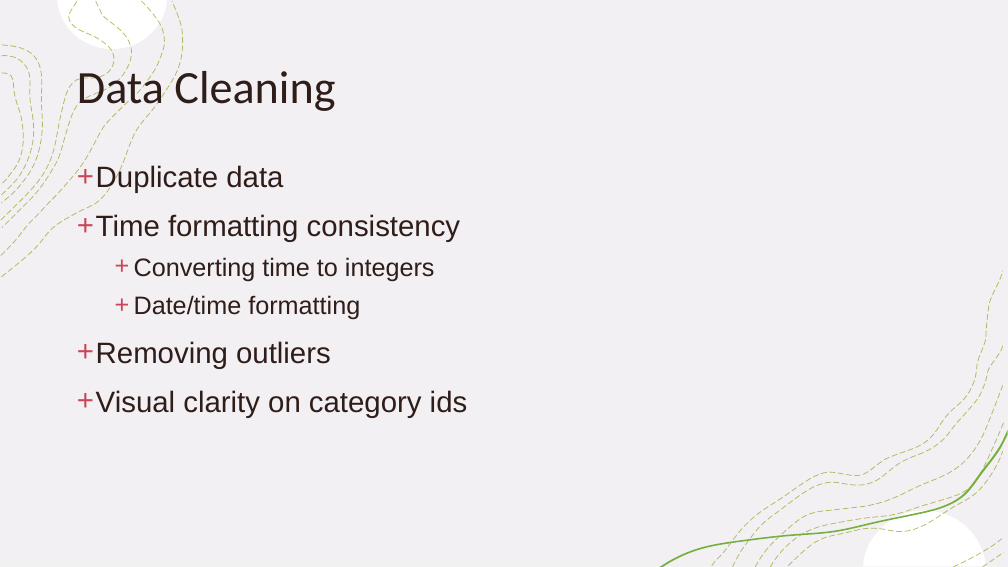
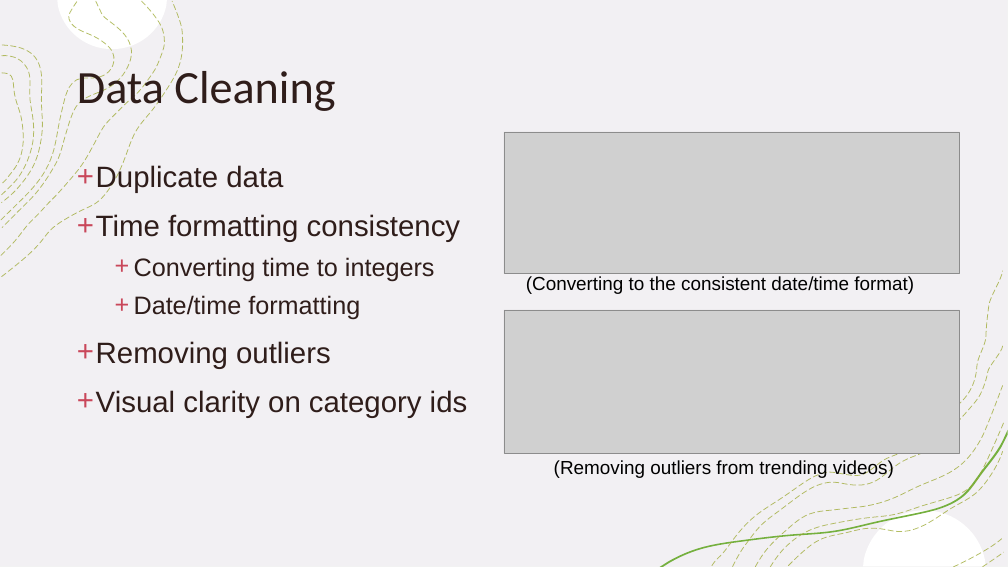
Before and after one commit to tralinde/tralinde_EDA_group_presentation, a slide deck: slide 8 of ppt/Youtube Analytics from 2011 in the U.pptx. Drawn at 1008x567 pixels with LibreOffice and Linux fonts; fonts in the diff are those of the drawing; grey boxes stand for pictures. Boxes give left, top, right and bottom in pixels: in the first picture for what was removed or moved away, otherwise in the second. Text is boxed around its words. In the diff, an @@ line names an element or a change of style, - is before the commit and + after.

Commit message:
updated small changes

```diff
--- a/ppt/Youtube Analytics from 2011 in the U.pptx
+++ b/ppt/Youtube Analytics from 2011 in the U.pptx
@@ picture added at bbox=[504, 132, 960, 274] @@
@@ text added at bbox=[526, 276, 914, 294], 18 pt, text #000000 @@
+(Converting to the consistent date/time format)
@@ picture added at bbox=[504, 310, 960, 454] @@
@@ text added at bbox=[554, 459, 894, 478], 18 pt, text #000000 @@
+(Removing outliers from trending videos)
```
Also in this commit, not shown: 2 other slides changed.
